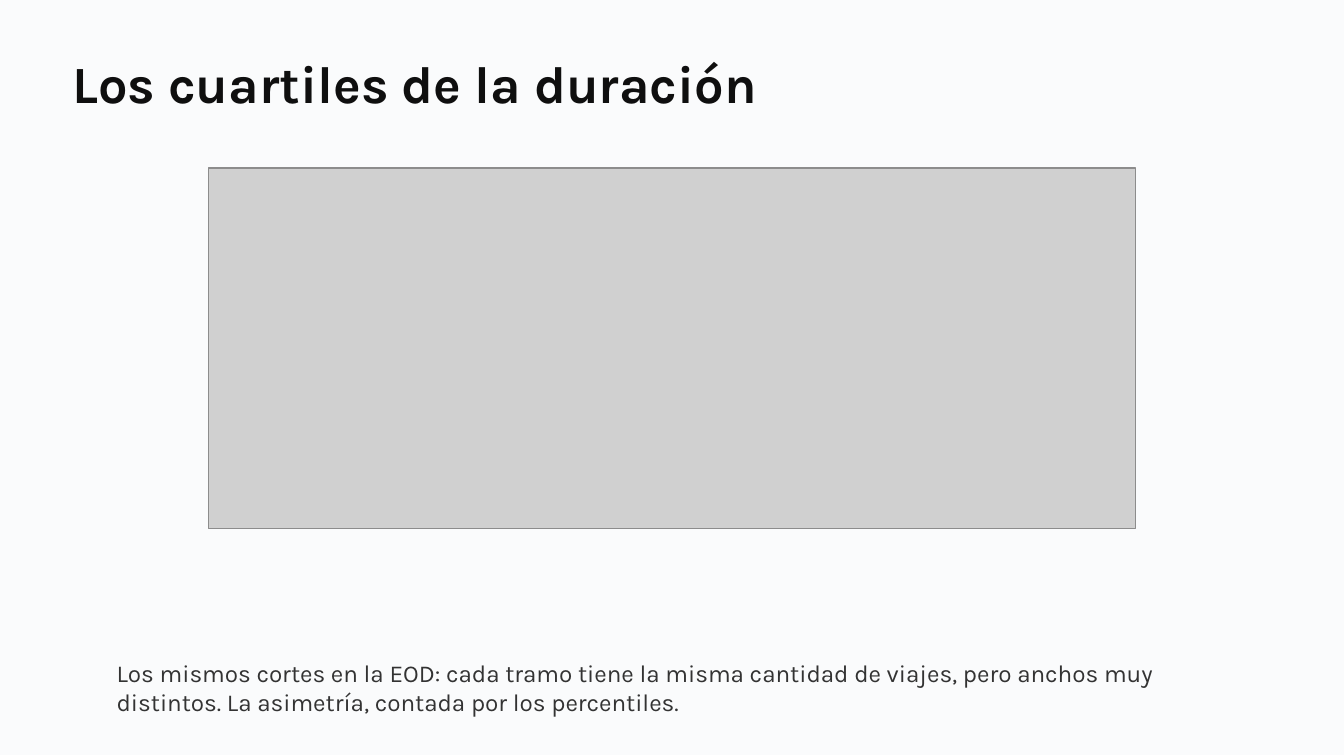
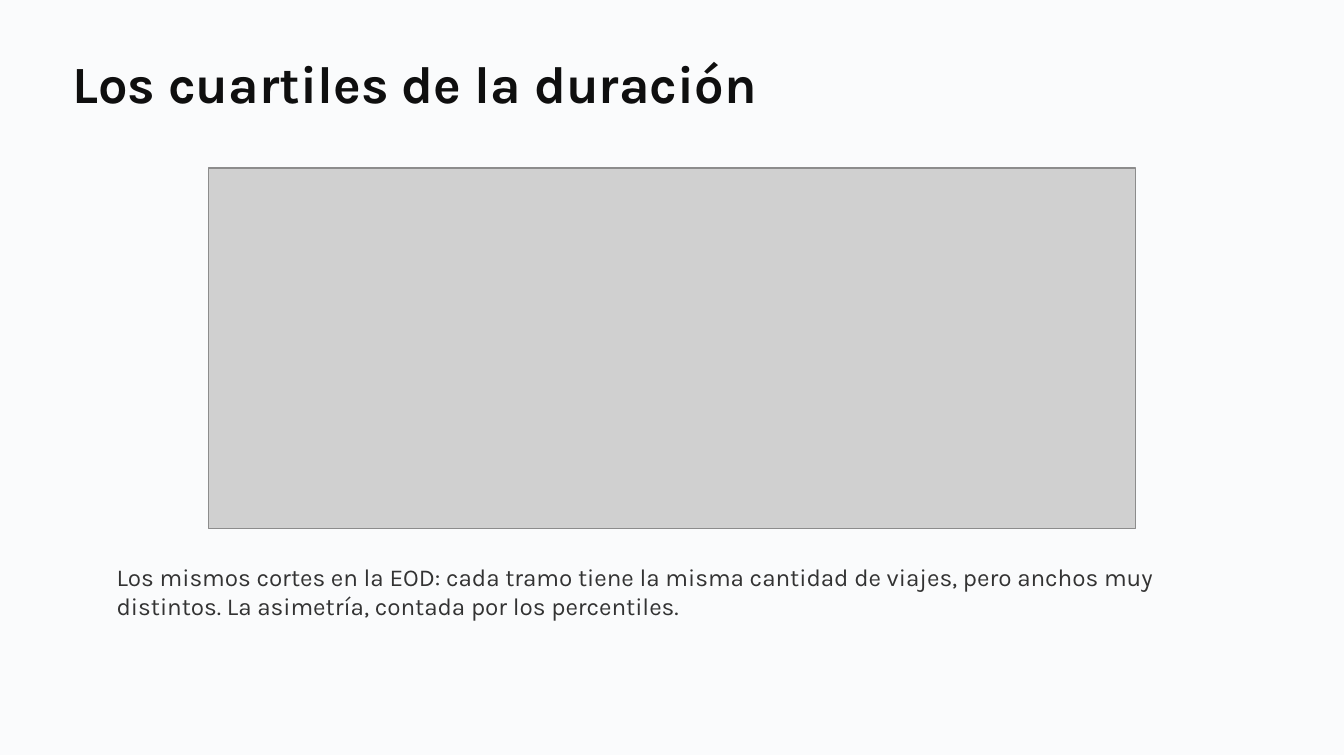
Before and after one commit to daniopitz/cienciadatos, a slide deck: slide 48 of presentaciones/clase03_visualizacion_eda.pptx. Drawn at 1344x755 pixels with LibreOffice and Linux fonts; fonts in the diff are those of the drawing; grey boxes stand for pictures. Boxes give left, top, right and bottom in pixels: in the first picture for what was removed or moved away, otherwise in the second. Text is boxed around its words. In the diff, an @@ line names an element or a change of style, - is before the commit and + after.

```diff
--- a/presentaciones/clase03_visualizacion_eda.pptx
+++ b/presentaciones/clase03_visualizacion_eda.pptx
@@ text "Los mismos cortes en la ...": place and size @@
-text "Los mismos cortes en la ..." at (117,665,1153,717)
+text "Los mismos cortes en la ..." at (117,569,1153,621)
```
Also in this commit, not shown: 11 other slides changed, 1 other file.
